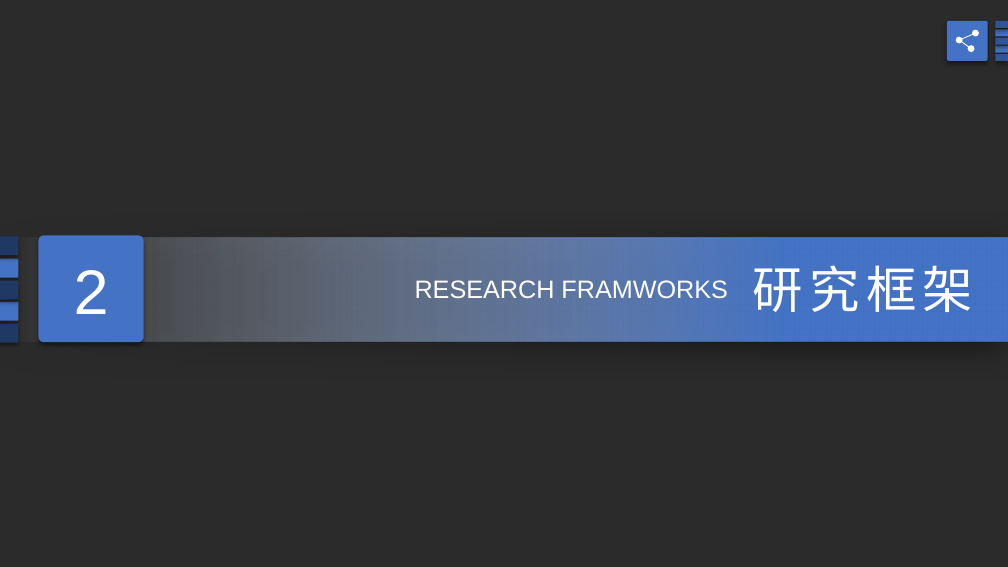
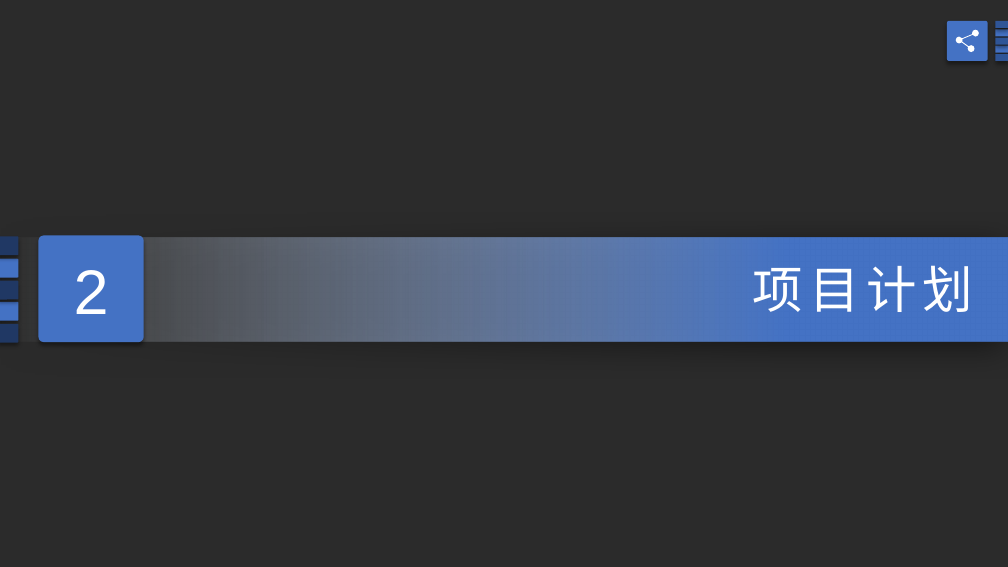
Before and after one commit to liujianhang1314/youGou, a slide deck: slide 6 of 刘建行.pptx. Drawn at 1008x567 pixels with LibreOffice and Linux fonts; fonts in the diff are those of the drawing; background and template pictures are left out; a plain dark background stands for a picture behind light text. Boxes give left, top, right and bottom in pixels: in the first picture for what was removed or moved away, otherwise in the second. Text is boxed around its words. In the diff, an @@ line names an element or a change of style, - is before the commit and + after.

```diff
--- a/刘建行.pptx
+++ b/刘建行.pptx
@@ text at <box>753,265,973,312</box>: text changed @@
-研究框架
+项目计划
@@ text removed at <box>415,280,728,298</box> @@
-RESEARCH FRAMWORKS
```
Also in this commit, not shown: 6 other slides changed, 5 slides added, 2 slides removed, 19 other files.
